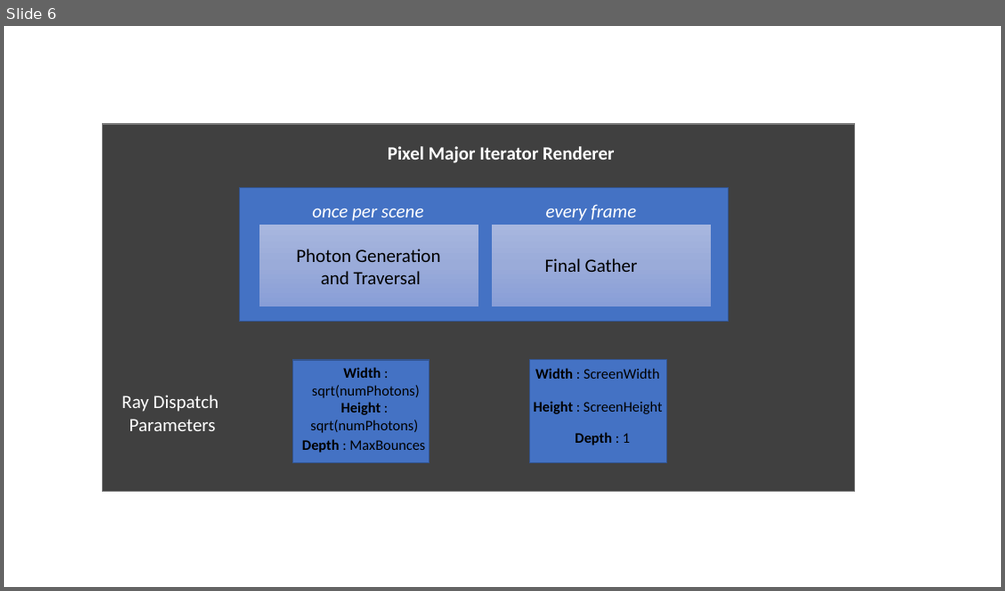
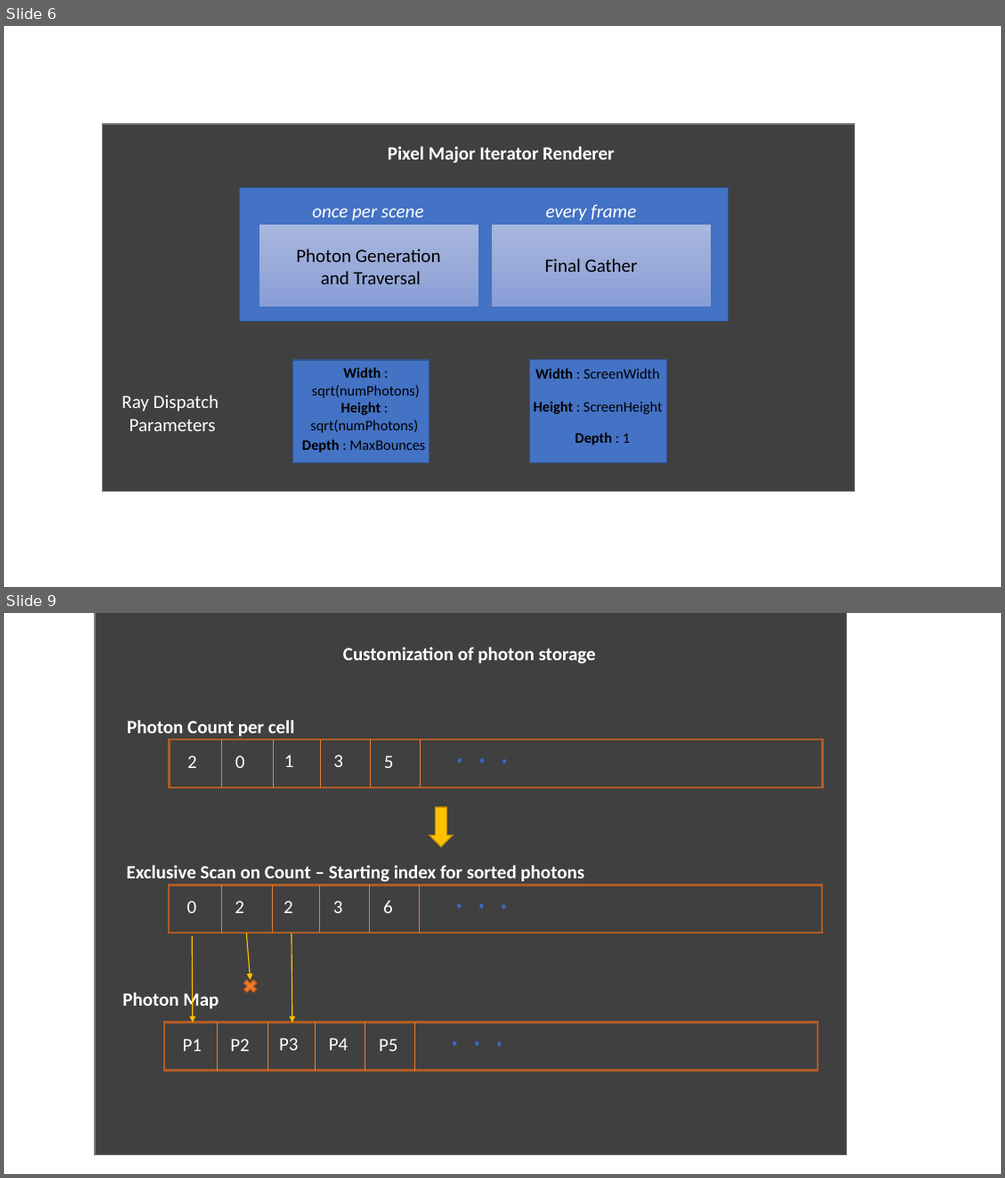
Before and after one commit to ananthaks/DXR-PhotonMapper, a slide deck: Docs/images/New Microsoft PowerPoint Presentation.pptx. Shown one above the other, each under a label of ours: slide 6 before the commit, slides 6 and 9 after it; the slides between them are not shown. The pictures are 1005x591 and 1005x1178 pixels, drawn with LibreOffice and Linux fonts; fonts in the diff are those of the drawing. Boxes give left, top, right and bottom in pixels: in the first picture for what was removed or moved away, otherwise in the second. Text is boxed around its words. In the diff, an @@ line names an element or a change of style, - is before the commit and + after.

```diff
--- a/Docs/images/New Microsoft PowerPoint Presentation.pptx
+++ b/Docs/images/New Microsoft PowerPoint Presentation.pptx
@@ slide 9 added at [4, 613, 1001, 1174], background #FFFFFF @@
@@ group added at [95, 613, 846, 1155]: 19 texts, 15 lines, 9 ellipses, 4 rectangles, 3 arrows, 1 down arrow, 1 cross @@
+2
+0
+1
+3
+5
+Customization of photon storage
+P1
+P2
+P3
+P4
+P5
+Photon Count per cell
+Photon Map
+0
+2
+2
+3
+6
+Exclusive Scan on Count – Starting index for sorted photons
```
Also in this commit, not shown: 2 other slides added, 4 other files.
